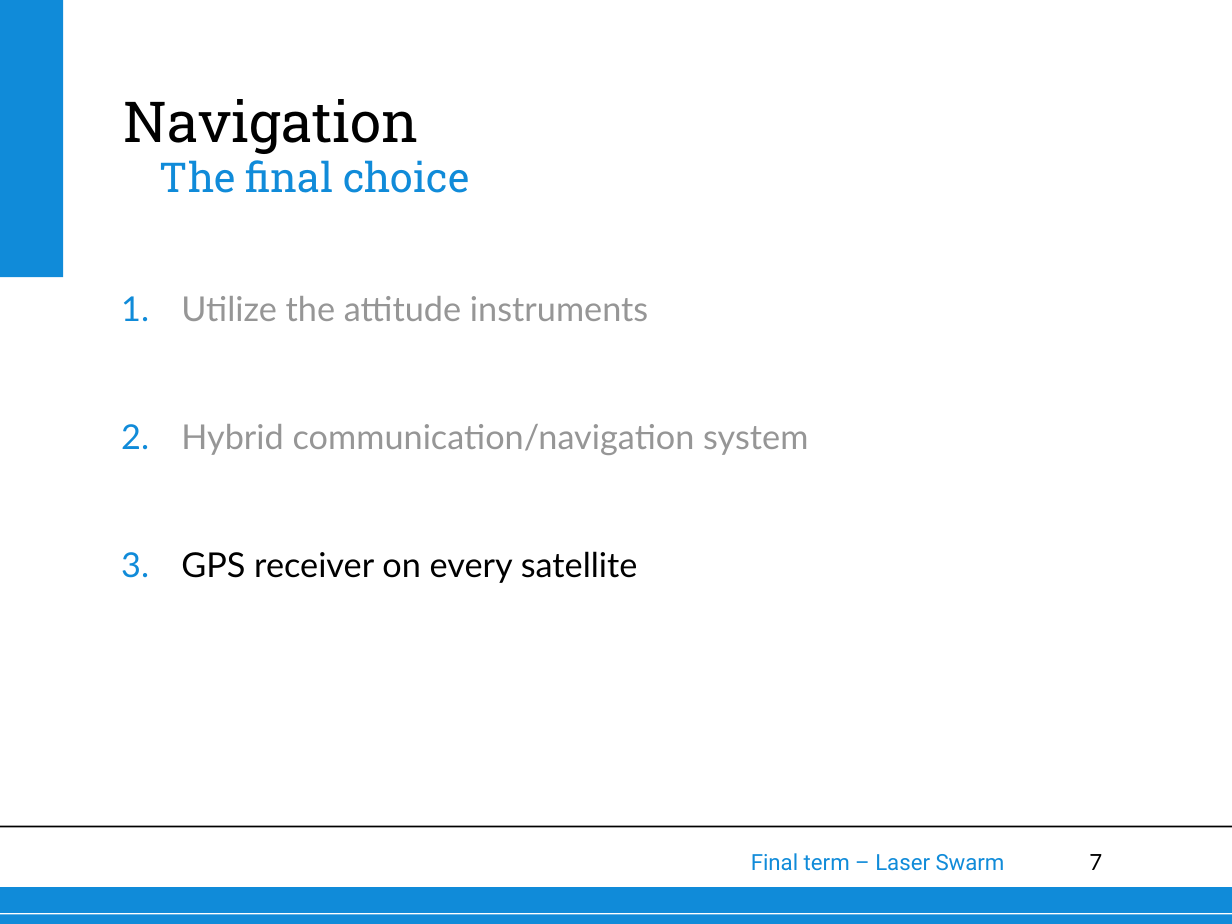
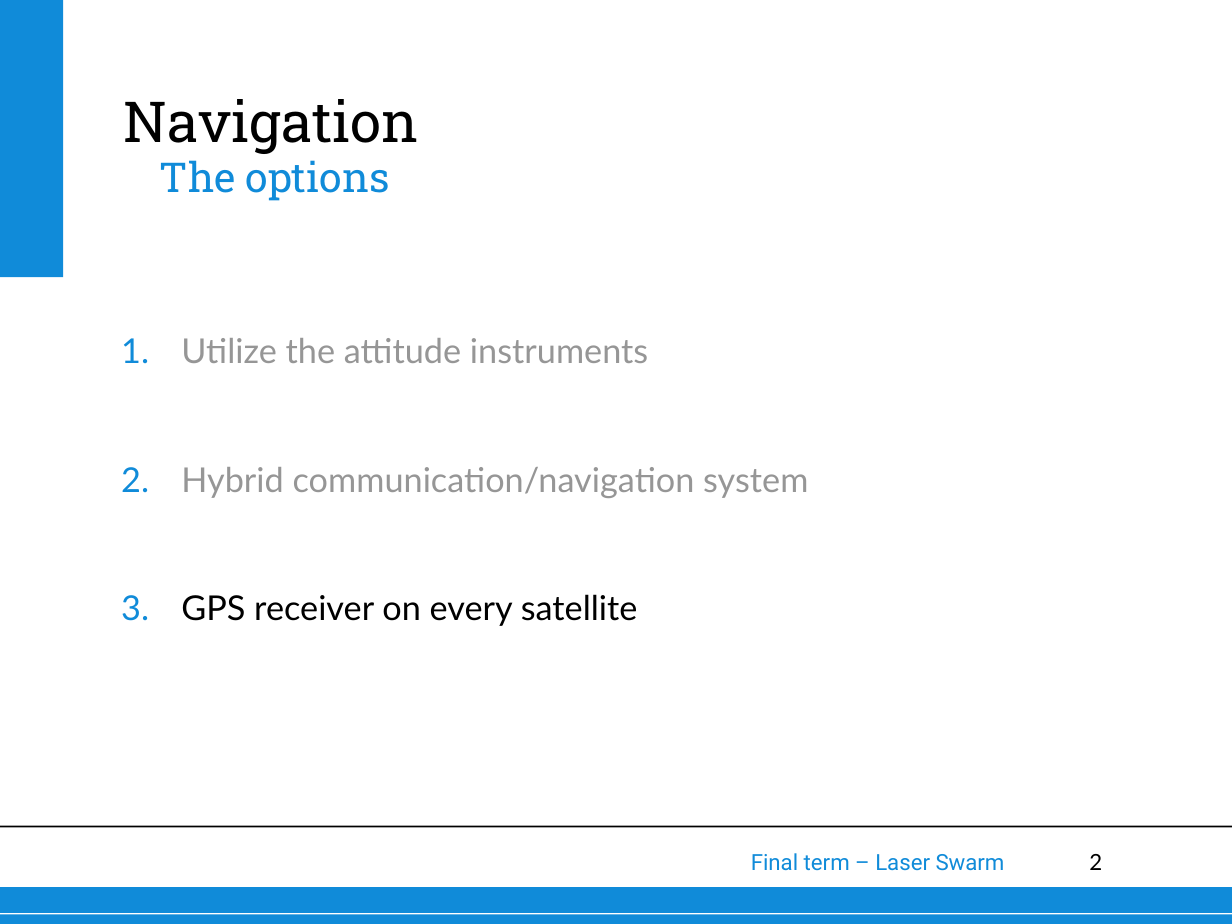
Before and after one commit to thewisenerd/laser-swarm, a slide deck: slide 2 of finalPresentation/subsections/Navigation.ppt (slide 7 before the commit). Drawn at 1232x924 pixels with LibreOffice and Linux fonts; fonts in the diff are those of the drawing; background and template pictures are left out. Boxes give left, top, right and bottom in pixels: in the first picture for what was removed or moved away, otherwise in the second. Text is boxed around its words. In the diff, an @@ line names an element or a change of style, - is before the commit and + after.

```diff
--- a/finalPresentation/subsections/Navigation.ppt
+++ b/finalPresentation/subsections/Navigation.ppt
@@ text at (160,160,390,201): text changed @@
-The final choice
+The options
@@ text "Utilize the attitude instruments": place and size @@
-text "Utilize the attitude instruments" at (181,296,808,583)
+text "Utilize the attitude instruments" at (181,338,808,626)
@@ page number at (1089,854,1102,870): text changed @@
-7
+2
```
Also in this commit, not shown: 2 other slides changed, 6 slides removed, 1 other file.
